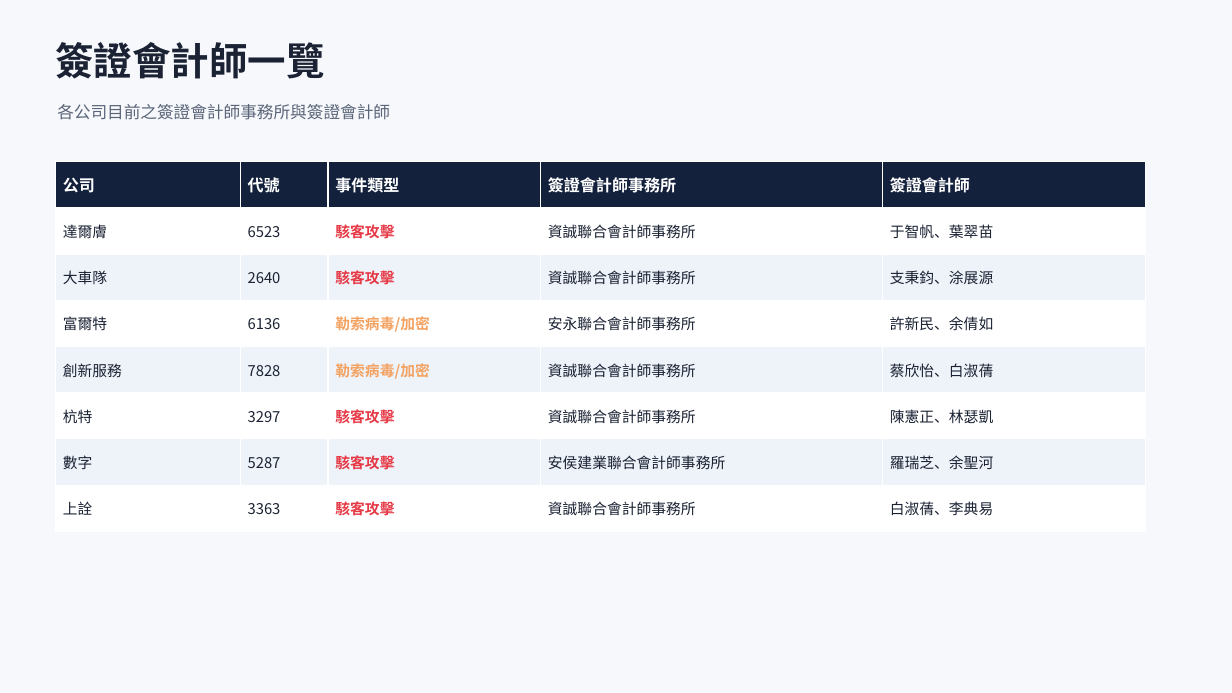
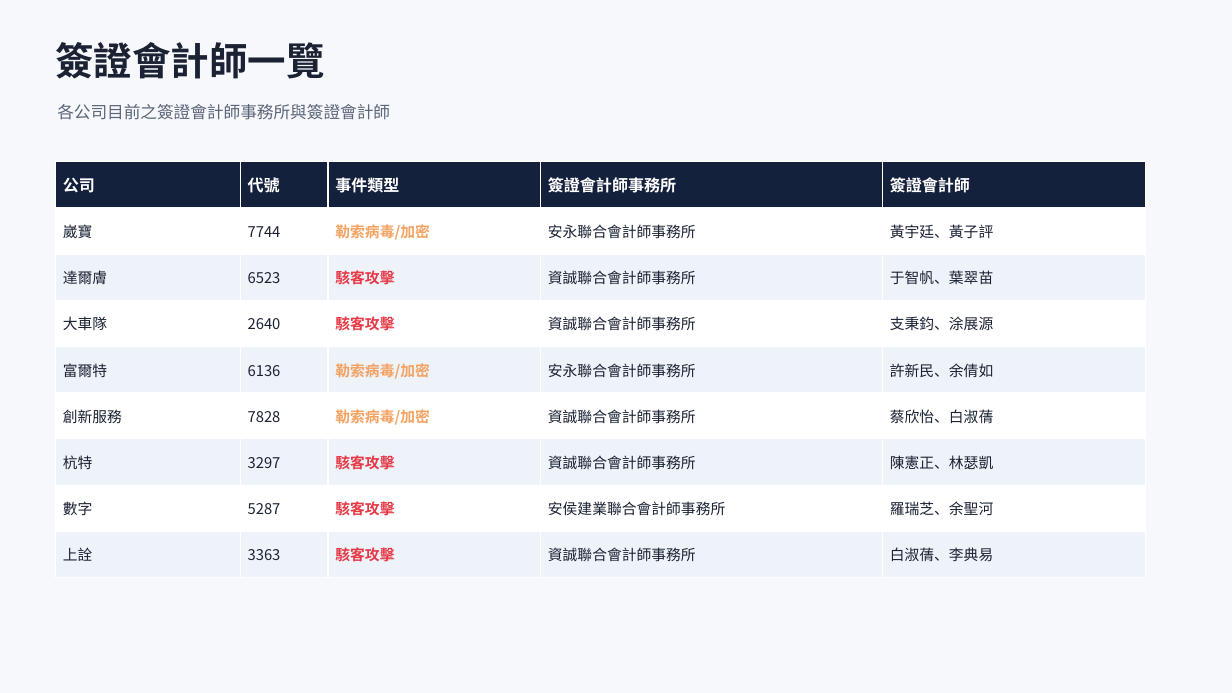
Before and after one commit to Johnnylin77/mops-isec-monitor, a slide deck: slide 4 of 資安事件因應分析.pptx. Drawn at 1232x693 pixels with LibreOffice and Linux fonts; fonts in the diff are those of the drawing. Boxes give left, top, right and bottom in pixels: in the first picture for what was removed or moved away, otherwise in the second. Text is boxed around its words. In the diff, an @@ line names an element or a change of style, - is before the commit and + after.

```diff
--- a/資安事件因應分析.pptx
+++ b/資安事件因應分析.pptx
@@ table at box(55, 162, 1146, 578) @@
+row 2: 崴寶 | 7744 | 勒索病毒/加密 | 安永聯合會計師事務所 | 黃宇廷、黃子評
```
Also in this commit, not shown: 5 other slides changed, 2 other files.
